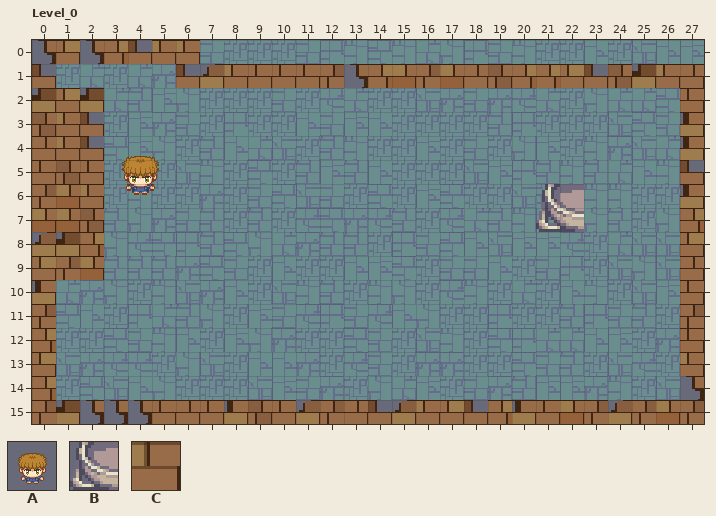
Two states of a LDtk project, assets/levels.ldtk. The picture above is the old version.
Cells are 16x16 px. Shown: Level_0 x 0..27, y 0..15. The commit also changed other parts of the map, which this record leaves out.
Key: from "George": A 0; from "Terrain": B 838; from "Walls": C 1.
_ is an empty cell.
Objects are placed by their top-left corner, in cells (3,4 is the top-left corner of cell 3,4); size is 1x1 cell unless given.
Layer "Walls" before, first column x 0:
 0 CCCCCCC_____________________
 1 C_____CCCCCCCCCCCCCCCCCCCCCC
 2 CCC________________________C
 3 CCC________________________C
 4 CCC________________________C
 5 CCC________________________C
 6 CCC________________________C
 7 CCC________________________C
 8 CCC________________________C
 9 CCC________________________C
10 C__________________________C
11 C__________________________C
12 C__________________________C
13 C__________________________C
14 C__________________________C
15 CCCCCCCCCCCCCCCCCCCCCCCCCCCC
Objects on layer "Player" before:
B "Goal" at 21,6 size 2x2
A "Player" at 3.2,4.2 size 2.5x2.5
The result:
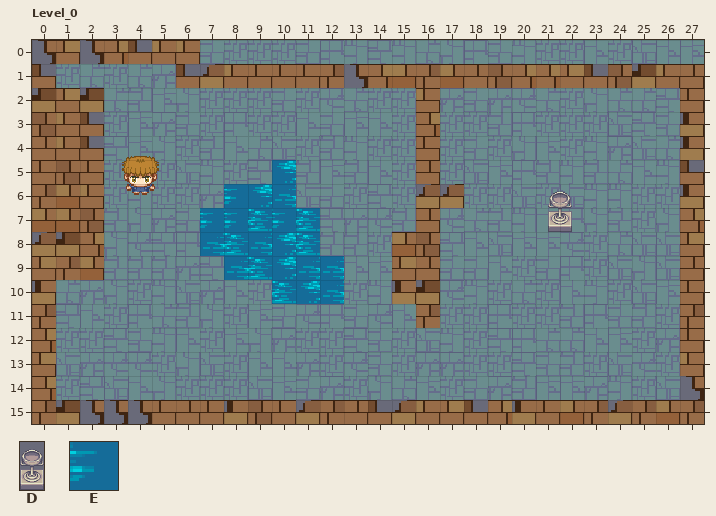
Further tiles: from "Terrain": D 774; from "Water": E 1.
Tiles of an added or newly shown layer are drawn over the layers below it.
Changes in this commit:
{"where": "layer \"Walls\""}
{"y":2,"x":16,"old":"_","new":"C"}
{"y":3,"x":16,"old":"_","new":"C"}
{"y":4,"x":16,"old":"_","new":"C"}
{"y":5,"x":16,"old":"_","new":"C"}
{"y":6,"x":16,"old":"__","new":"CC"}
{"y":7,"x":16,"old":"_","new":"C"}
{"y":8,"x":15,"old":"__","new":"CC"}
{"y":9,"x":15,"old":"__","new":"CC"}
{"y":10,"x":15,"old":"__","new":"CC"}
{"y":11,"x":16,"old":"_","new":"C"}
{"where": "layer \"Player\""}
{"was": "B \"Goal\" at 21,6 size 2x2", "now": "D \"Goal\" at 21,6 size 2x2"}
{"where": "layer \"Water\" (added)"}
{"y":5,"x":10,"old":"_","new":"E"}
{"y":6,"x":8,"old":"___","new":"EEE"}
{"y":7,"x":7,"old":"_____","new":"EEEEE"}
{"y":8,"x":7,"old":"_____","new":"EEEEE"}
{"y":9,"x":8,"old":"_____","new":"EEEEE"}
{"y":10,"x":10,"old":"___","new":"EEE"}
